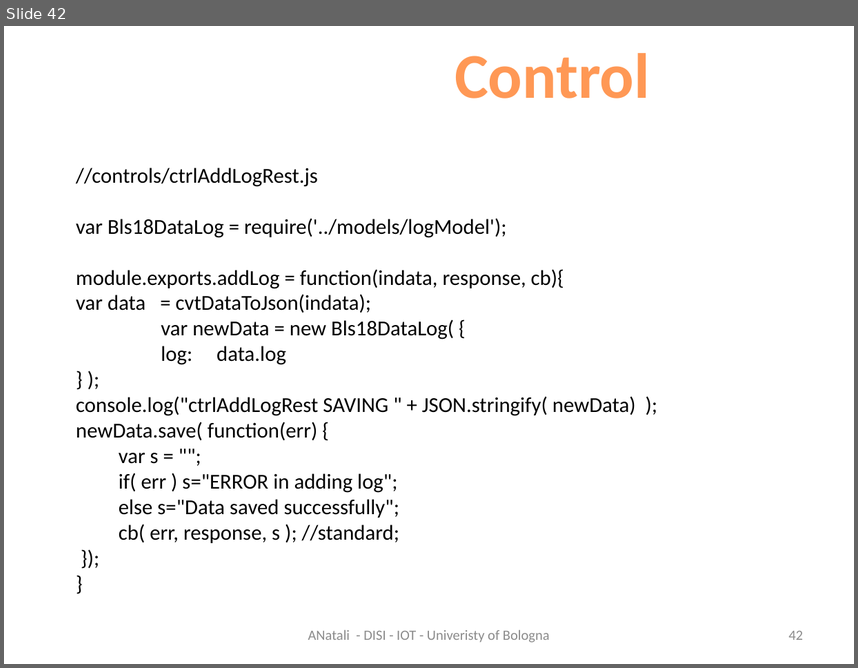
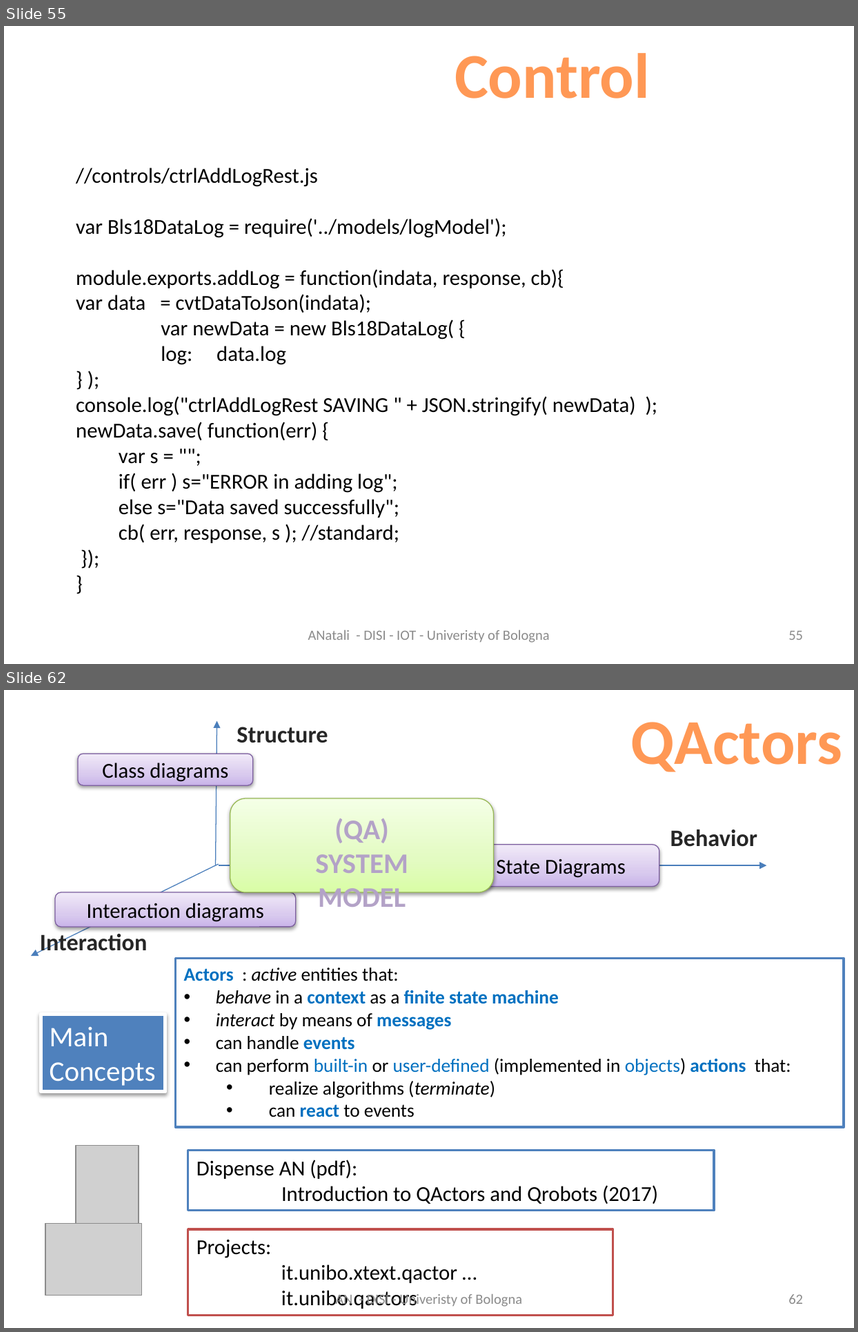
Before and after one commit to MatteoMendula/iss2018Lab, a slide deck: it.unibo.bls18/docs/BLS2018.pptx. Shown one above the other, each under a label of ours: slide 42 before the commit, slides 55 and 62 after it; the slides between them are not shown. The pictures are 858x668 and 858x1332 pixels, drawn with LibreOffice and Linux fonts; fonts in the diff are those of the drawing; grey boxes stand for pictures. Boxes give left, top, right and bottom in pixels: in the first picture for what was removed or moved away, otherwise in the second. Text is boxed around its words. In the diff, an @@ line names an element or a change of style, - is before the commit and + after.

```diff
--- a/it.unibo.bls18/docs/BLS2018.pptx
+++ b/it.unibo.bls18/docs/BLS2018.pptx
@@ slide 62 added at (x1=4, y1=690, x2=854, y2=1328), background #FFFFFF @@
@@ text added at (x1=631, y1=722, x2=842, y2=772), 54 pt, text gradient #9D4700 to #FF9856 to #FFF5F1, bold @@
+QActors
@@ group added at (x1=31, y1=720, x2=766, y2=956): 4 rounded rectangles, 4 texts, 3 arrows @@
+Class diagrams
+Interaction diagrams
+State Diagrams
+Behavior
+Interaction
+Structure
+(QA)
+SYSTEM MODEL
@@ rectangle added at (x1=176, y1=958, x2=844, y2=1127), fill #FFFFFF, outline #4F81BD 2 pt, 16 pt, text #000000 @@
+Actors : active entities that:
+• behave in a context as a finite state machine
+• interact by means of messages
+• can handle events
+• can perform built-in or user-defined (implemented in objects) actions that:
+  • realize algorithms (terminate)
+  • can react to events
@@ rectangle added at (x1=41, y1=1014, x2=165, y2=1092), fill #4F81BD, outline #FFFFFF 3 pt, 24 pt, text #FFFFFF @@
+Main
+Concepts
@@ group added at (x1=45, y1=1145, x2=715, y2=1315): 2 rectangles, 2 pictures @@
+Dispense AN (pdf):
+Introduction to QActors and Qrobots (2017)
+Projects:
+it.unibo.xtext.qactor …
+it.unibo.qactors
@@ text added at (x1=335, y1=1292, x2=522, y2=1306), 12 pt, text #8C8C8C @@
+AN - DISI - Univeristy of Bologna
@@ page number added at (x1=789, y1=1294, x2=803, y2=1303), 12 pt, text #8C8C8C @@
+62
@@ what was slide 42 is now slide 55 @@
@@ page number at (x1=789, y1=630, x2=803, y2=639): text changed @@
-42
+55
```
Also in this commit, not shown: 4 slides changed, 30 other slides added, 5 other files.
